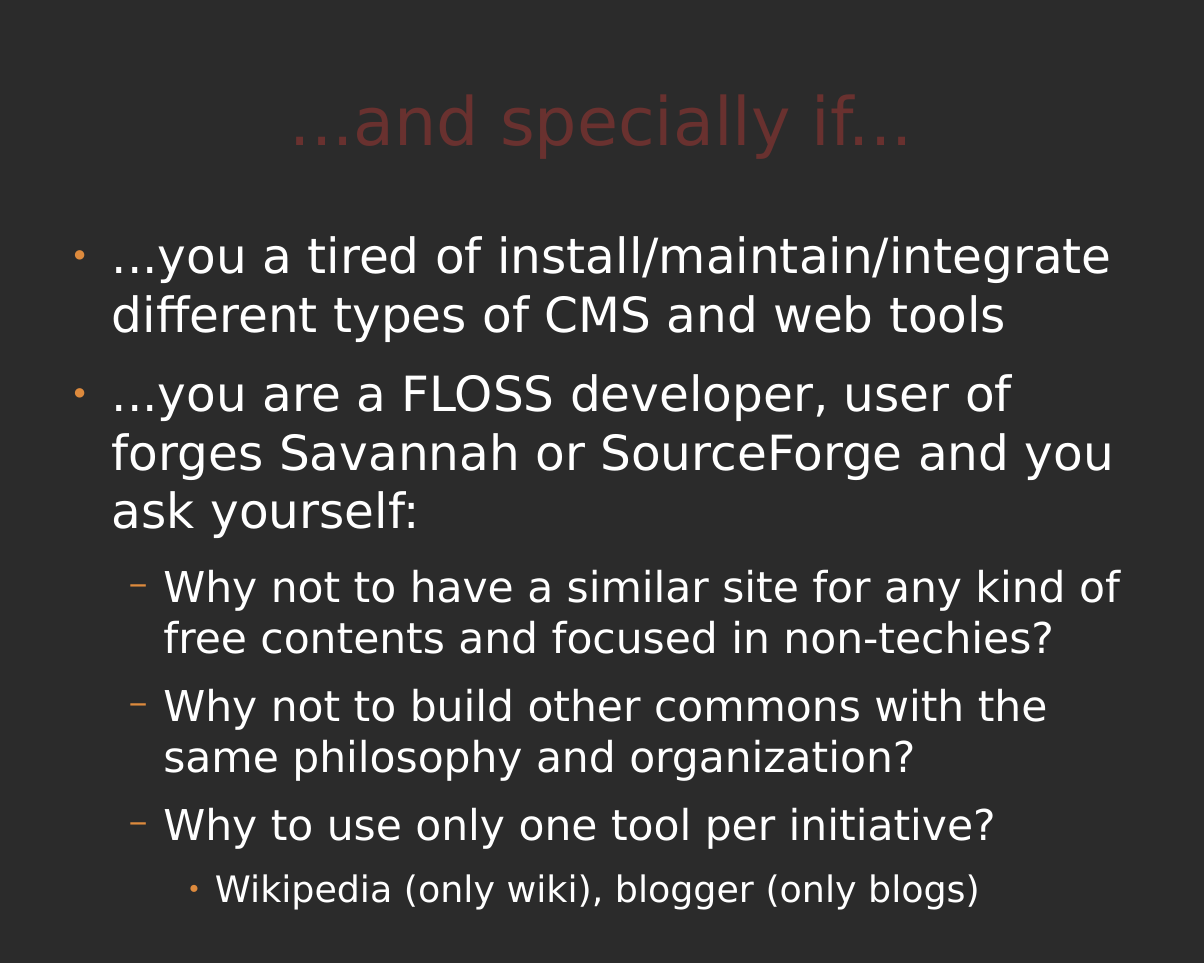
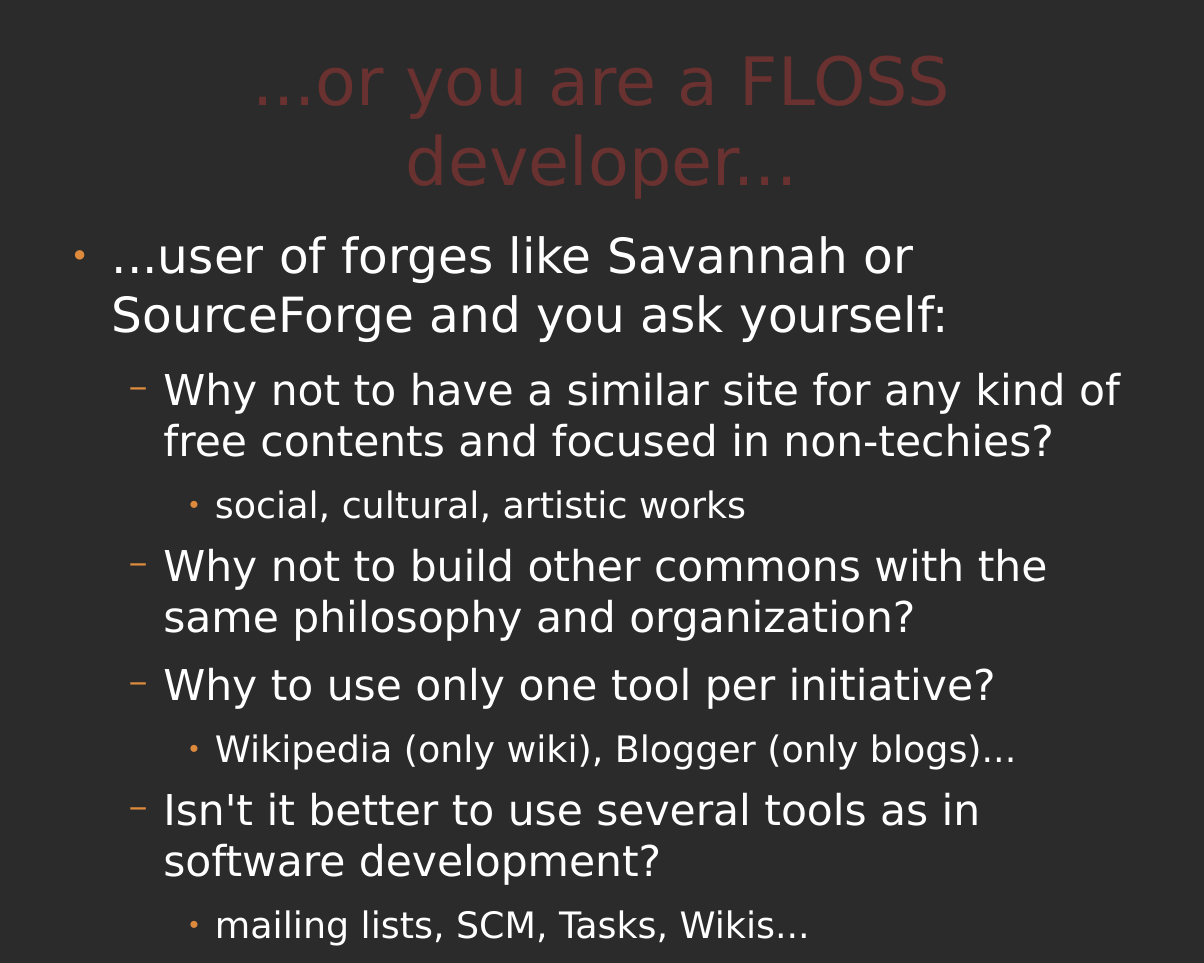
Before and after one commit to comunes/kune, a slide deck: slide 17 of doc/kune-ene-09.odp (slide 16 before the commit). Drawn at 1204x963 pixels with LibreOffice and Linux fonts; fonts in the diff are those of the drawing; background and template pictures are left out; a plain dark background stands for a picture behind light text. Boxes give left, top, right and bottom in pixels: in the first picture for what was removed or moved away, otherwise in the second. Text is boxed around its words. In the diff, an @@ line names an element or a change of style, - is before the commit and + after.

Commit message:
odp updated

```diff
--- a/doc/kune-ene-09.odp
+++ b/doc/kune-ene-09.odp
@@ title at bbox=[60, 40, 1144, 197]: text changed @@
-...and specially if...
+...or you are a FLOSS developer...
@@ text at bbox=[112, 236, 948, 342]: text changed @@
-● ...you a tired of install/maintain/integrate different types of CMS and web tools
-● ...you are a FLOSS developer, user of forges Savannah or SourceForge and you ask yourself:
+● ...user of forges like Savannah or SourceForge and you ask yourself:
@@ text at bbox=[215, 490, 746, 523]: paragraph added @@
+    ● social, cultural, artistic works
@@ text at bbox=[163, 734, 1016, 946]: text changed @@
-    ● Wikipedia (only wiki), blogger (only blogs)
+    ● Wikipedia (only wiki), Blogger (only blogs)...
+  − Isn't it better to use several tools as in software development?
+    ● mailing lists, SCM, Tasks, Wikis...
```
Also in this commit, not shown: 4 other slides changed, 3 slides added, 2 slides removed, 2 other files.
